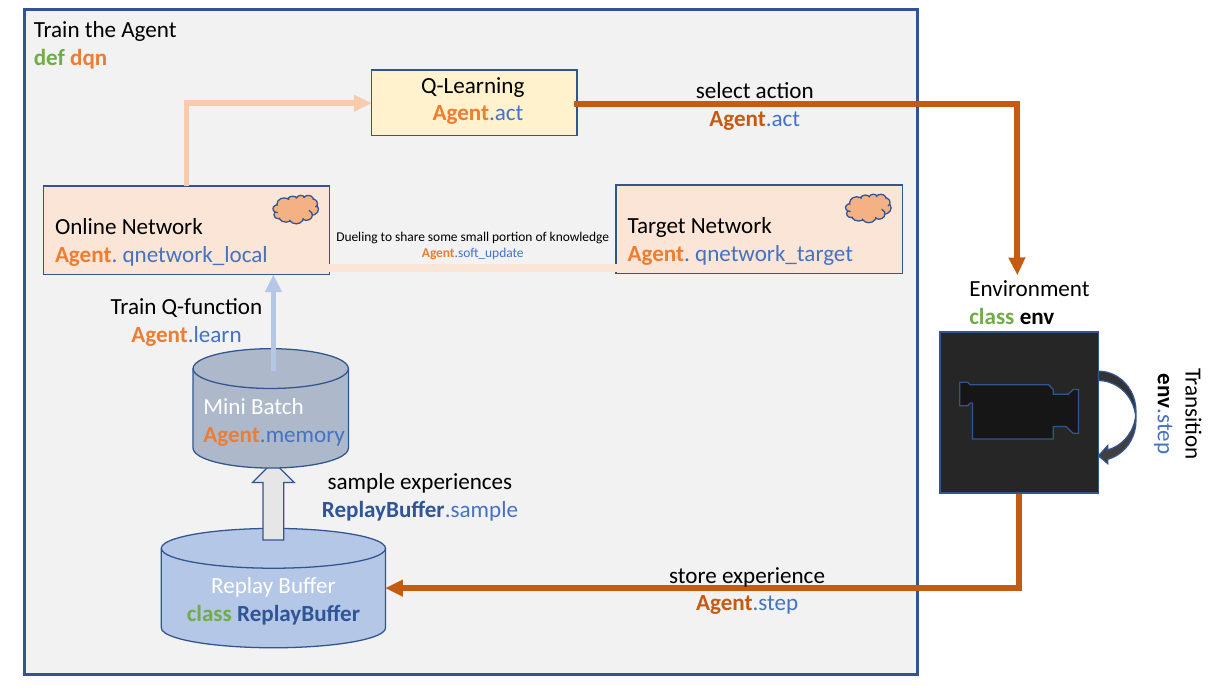
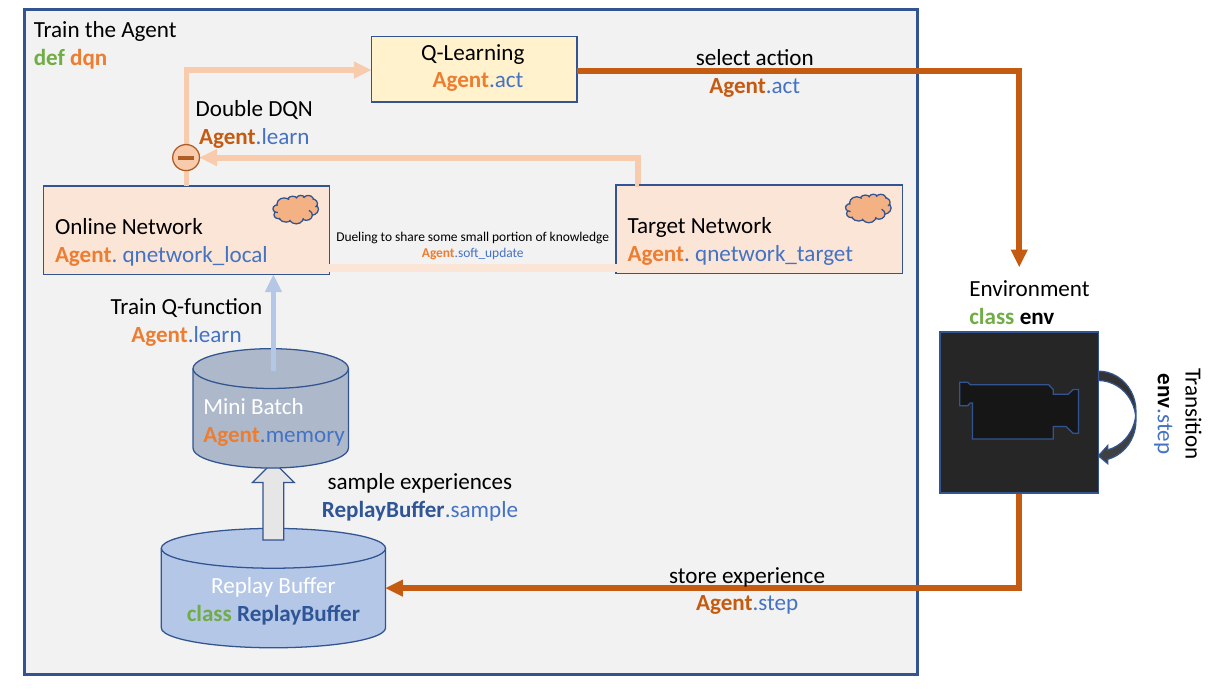
Before and after one commit to aanrran/deep-reinforcement-learning, a slide deck: slide 1 of p1_navigation/Image/architecture.pptx. Drawn at 1232x693 pixels with LibreOffice and Linux fonts; fonts in the diff are those of the drawing. Boxes give left, top, right and bottom in pixels: in the first picture for what was removed or moved away, otherwise in the second. Text is boxed around its words. In the diff, an @@ line names an element or a change of style, - is before the commit and + after.

```diff
--- a/p1_navigation/Image/architecture.pptx
+++ b/p1_navigation/Image/architecture.pptx
@@ 2 texts, 1 rectangle: place and size @@
-2 texts, 1 rectangle at (372,70,814,136)
+2 texts, 1 rectangle at (372,37,814,103)
@@ elbow arrow moved from (187, 186) - (372, 104) to (187, 186) - (372, 70) @@
@@ elbow arrow moved from (574, 104) - (1018, 274) to (578, 71) - (1019, 267) @@
@@ text added at (196,100,313,150), 18 pt, text #000000 @@
+Double DQN
+Agent.learn
@@ ellipse added at (173,144,200,170), fill #F8CBAD, outline #AF5C24 1 pt @@
@@ math minus added at (176,152,197,164), fill #C55A11, outline #AF5C24 1 pt @@
@@ elbow arrow added from (640, 184) to (200, 158), #F8CBAD 4.5 pt @@
```
Also in this commit, not shown: 4 other files.
